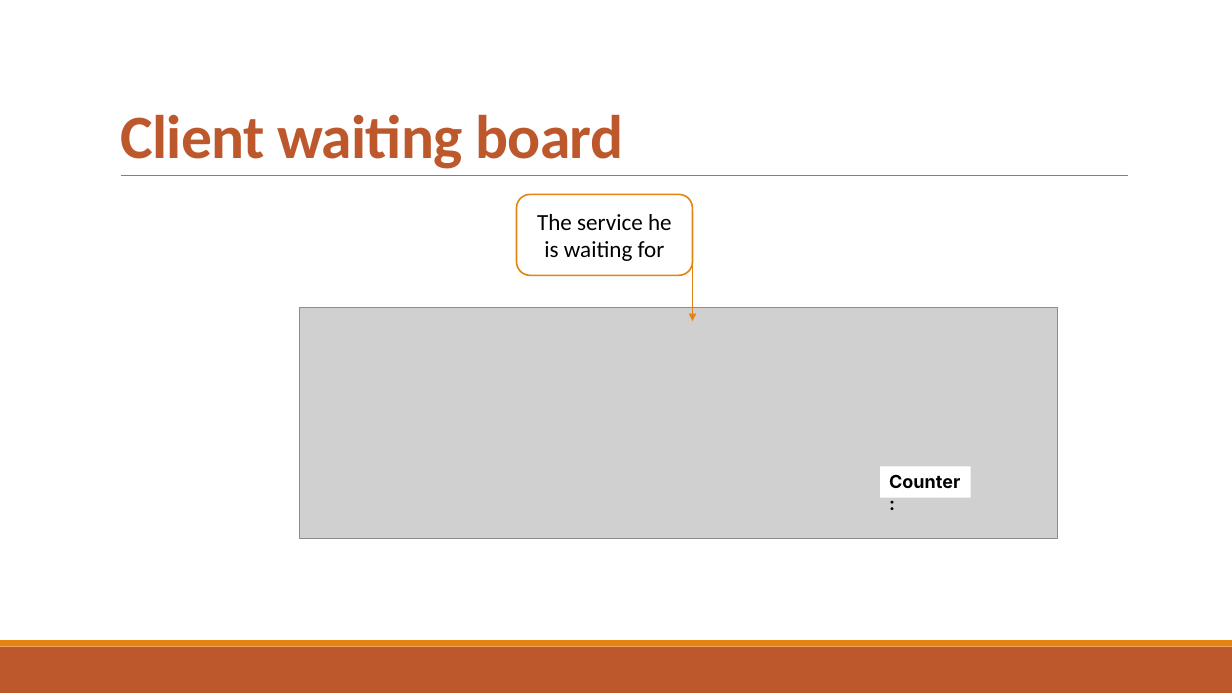
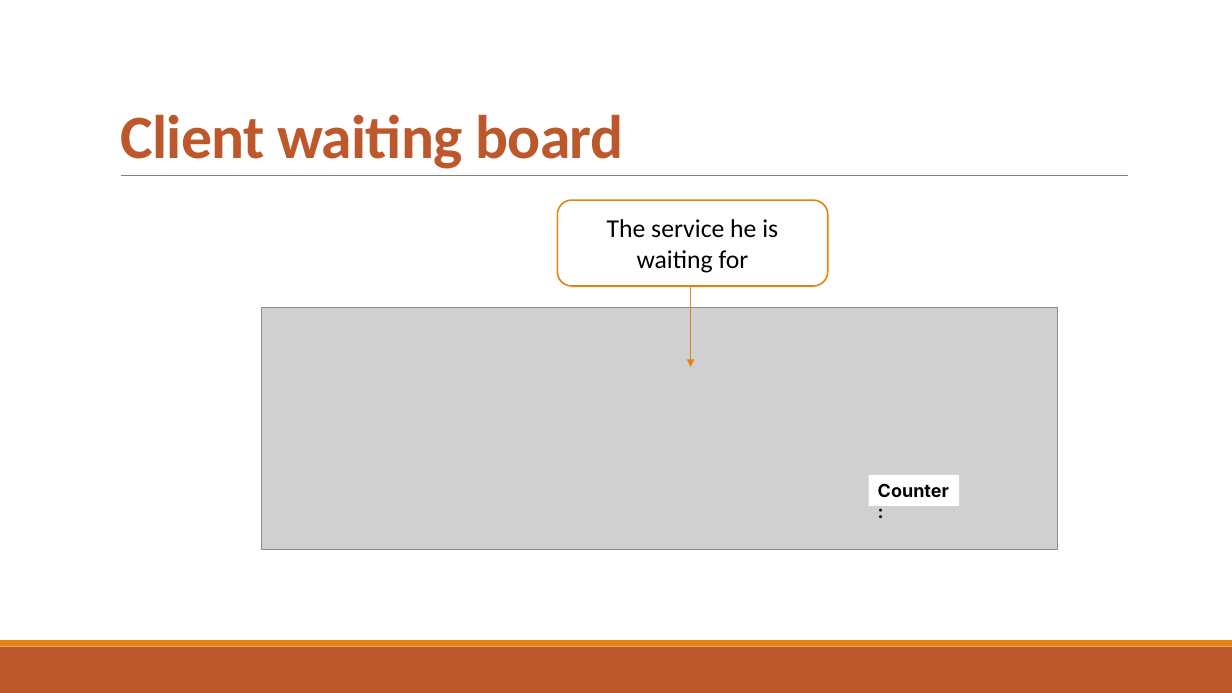
Before and after one commit to djemar/se2021-04-OfficeQueueManager, a slide deck: slide 8 of PresentationW1.pptx (slide 10 before the commit). Drawn at 1232x693 pixels with LibreOffice and Linux fonts; fonts in the diff are those of the drawing; grey boxes stand for pictures. Boxes give left, top, right and bottom in pixels: in the first picture for what was removed or moved away, otherwise in the second. Text is boxed around its words. In the diff, an @@ line names an element or a change of style, - is before the commit and + after.

```diff
--- a/PresentationW1.pptx
+++ b/PresentationW1.pptx
@@ rounded rectangle "The service he is waiting ...": place and size @@
-rounded rectangle "The service he is waiting ..." at <box>517,194,692,275</box>
+rounded rectangle "The service he is waiting ..." at <box>557,201,828,287</box>
@@ rounded rectangle "The service he is waiting ..." at <box>557,201,828,287</box>: size 18 to 20 pt @@
@@ arrow moved from (693, 240) - (693, 322) to (690, 287) - (690, 367) @@
@@ picture: place and size @@
-picture at <box>299,308,1057,538</box>
+picture at <box>262,308,1058,550</box>
@@ rectangle "Counter:": place and size @@
-rectangle "Counter:" at <box>880,467,970,498</box>
+rectangle "Counter:" at <box>869,475,959,506</box>
```
Also in this commit, not shown: 9 other slides changed.
